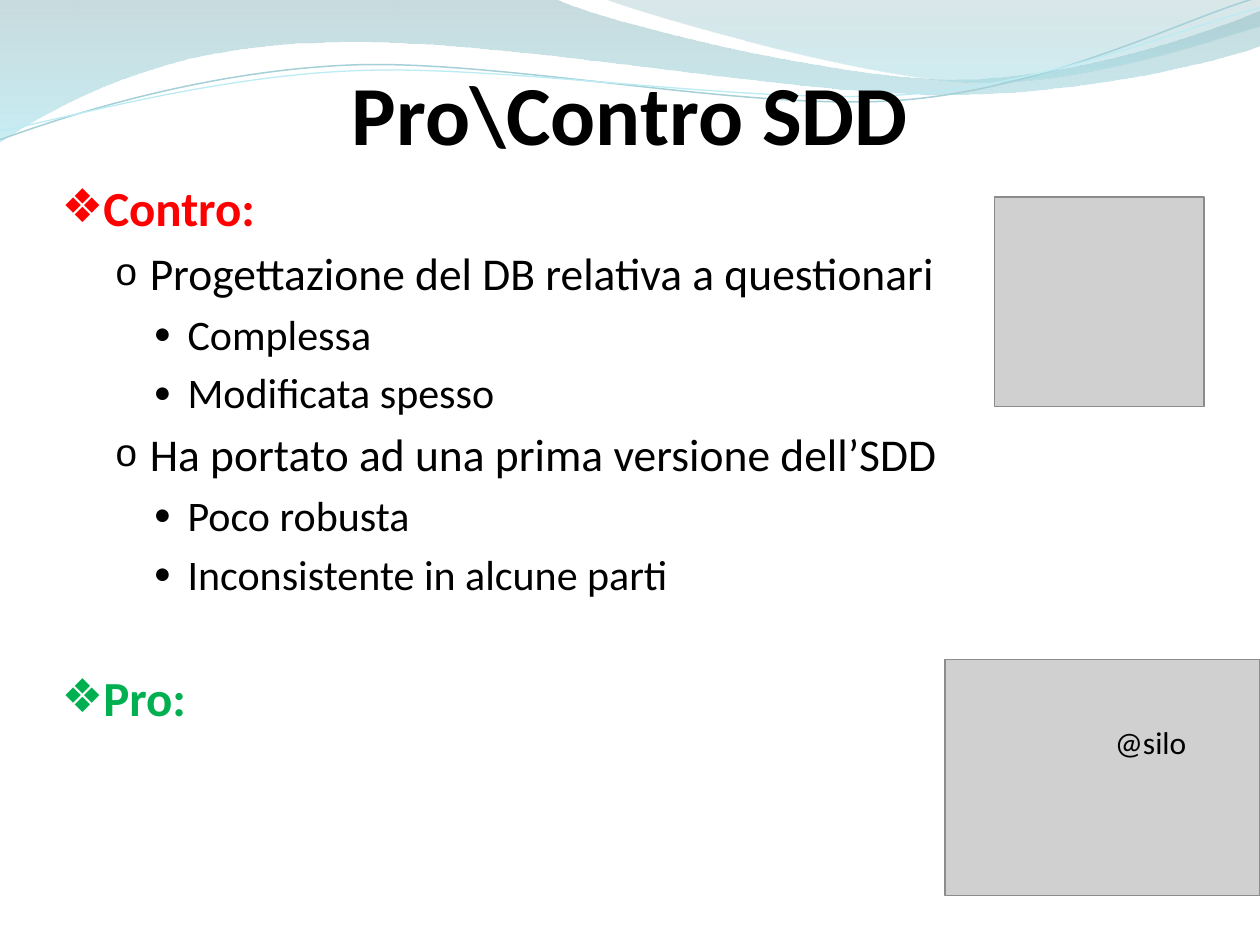
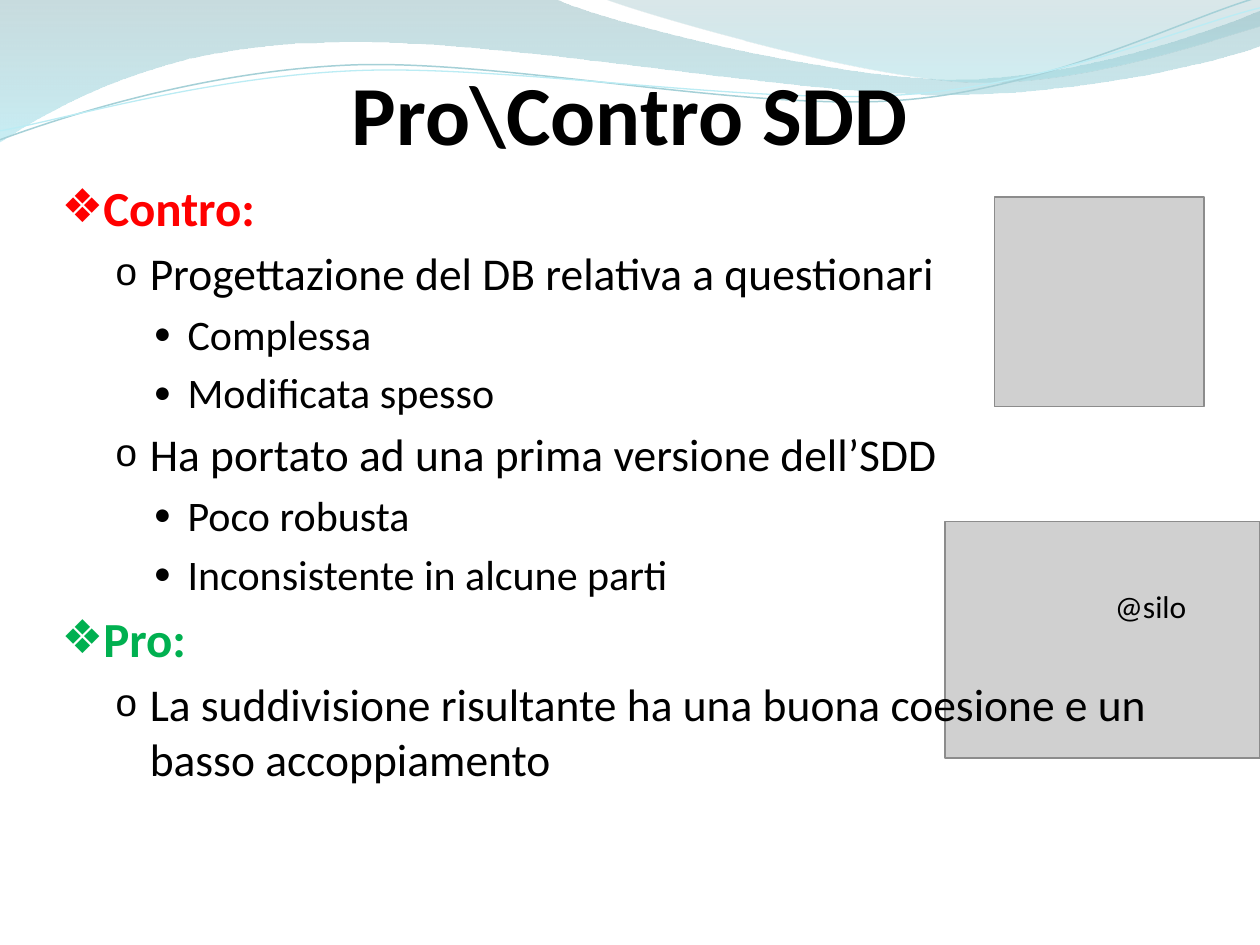
Before and after one commit to ammirate/at-silo, a slide deck: slide 14 of Presentazione/Atsilo3/Atsilo_H_PresentazioneFinale.pptx. Drawn at 1260x945 pixels with LibreOffice and Linux fonts; fonts in the diff are those of the drawing; grey boxes stand for pictures. Boxes give left, top, right and bottom in pixels: in the first picture for what was removed or moved away, otherwise in the second. Text is boxed around its words. In the diff, an @@ line names an element or a change of style, - is before the commit and + after.

```diff
--- a/Presentazione/Atsilo3/Atsilo_H_PresentazioneFinale.pptx
+++ b/Presentazione/Atsilo3/Atsilo_H_PresentazioneFinale.pptx
@@ picture: place and size @@
-picture at <box>945,659,1260,896</box>
+picture at <box>945,522,1260,759</box>
@@ text "@silo": place and size @@
-text "@silo" at <box>1115,732,1186,758</box>
+text "@silo" at <box>1115,596,1186,622</box>
@@ text at <box>150,683,1146,784</box>: paragraph added @@
+  o La suddivisione risultante ha una buona coesione e un basso accoppiamento
```
Also in this commit, not shown: 5 other slides changed, 2 other files.
